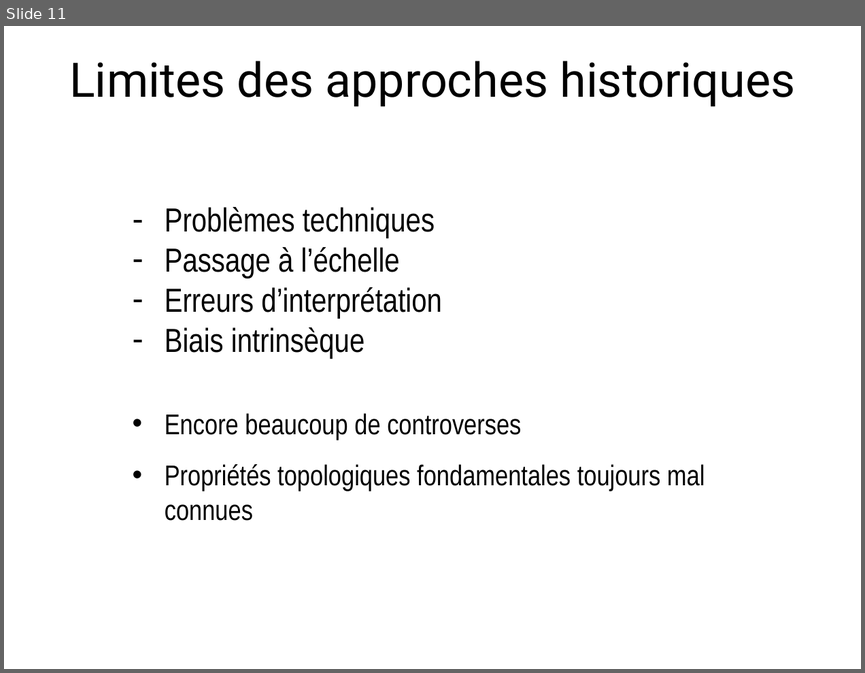
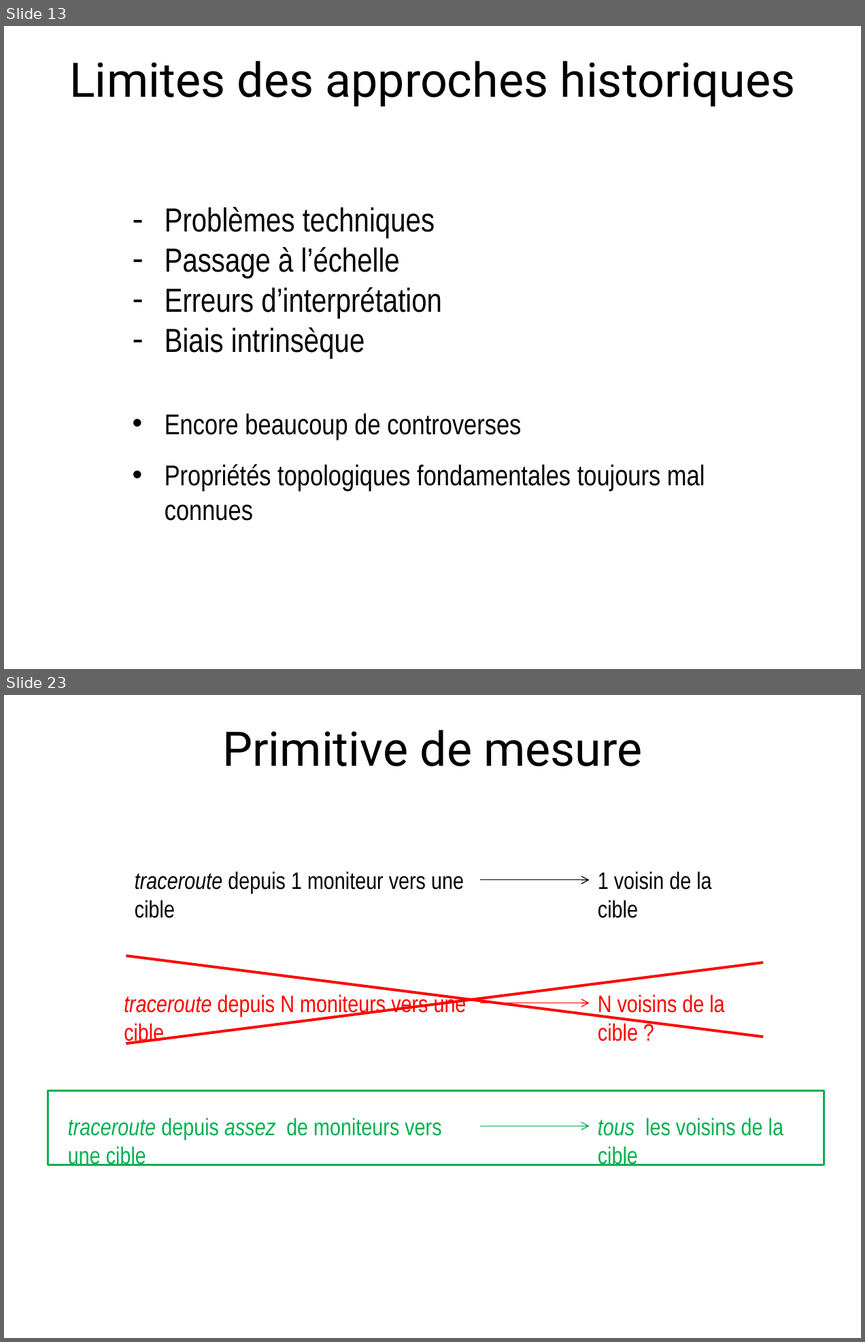
Before and after one commit to elierotenberg/my-thesis, a slide deck: slides.pptx. Shown one above the other, each under a label of ours: slide 11 before the commit, slides 13 and 23 after it; the slides between them are not shown. The pictures are 865x673 and 865x1342 pixels, drawn with LibreOffice and Linux fonts; fonts in the diff are those of the drawing. Boxes give left, top, right and bottom in pixels: in the first picture for what was removed or moved away, otherwise in the second. Text is boxed around its words. In the diff, an @@ line names an element or a change of style, - is before the commit and + after.

```diff
--- a/slides.pptx
+++ b/slides.pptx
@@ slide 23 added at box(4, 695, 861, 1338), background #FFFFFF @@
@@ title added at box(222, 730, 642, 766), 40 pt, text #000000 @@
+Primitive de mesure
@@ text added at box(135, 871, 464, 918), 20 pt, text #000000 @@
+traceroute depuis 1 moniteur vers une cible
@@ text added at box(598, 871, 711, 918), 20 pt, text #000000 @@
+1 voisin de la cible
@@ arrow added from (481, 880) to (589, 880), #000000 0.75 pt @@
@@ line added from (763, 1037) to (126, 955), #FF0000 2.25 pt @@
@@ line added from (763, 962) to (126, 1043), #FF0000 2.25 pt @@
@@ text added at box(124, 993, 466, 1045), 20 pt, text #FF0000 @@
+traceroute depuis N moniteurs vers une cible
@@ text added at box(598, 994, 724, 1041), 20 pt, text #FF0000 @@
+N voisins de la cible ?
@@ arrow added from (481, 1002) to (589, 1002), #FF0000 0.75 pt @@
@@ rectangle added at box(48, 1091, 824, 1166), outline #00B050 2 pt @@
@@ text added at box(68, 1117, 441, 1166), 20 pt, text #00B050 @@
+traceroute depuis assez de moniteurs vers une cible
@@ text added at box(598, 1117, 783, 1166), 20 pt, text #00B050 @@
+tous les voisins de la cible
@@ arrow added from (481, 1126) to (589, 1126), #00B050 0.75 pt @@
@@ what was slide 11 is now slide 13 @@
```
Also in this commit, not shown: 3 slides changed, 11 other slides added, 7 other files.
